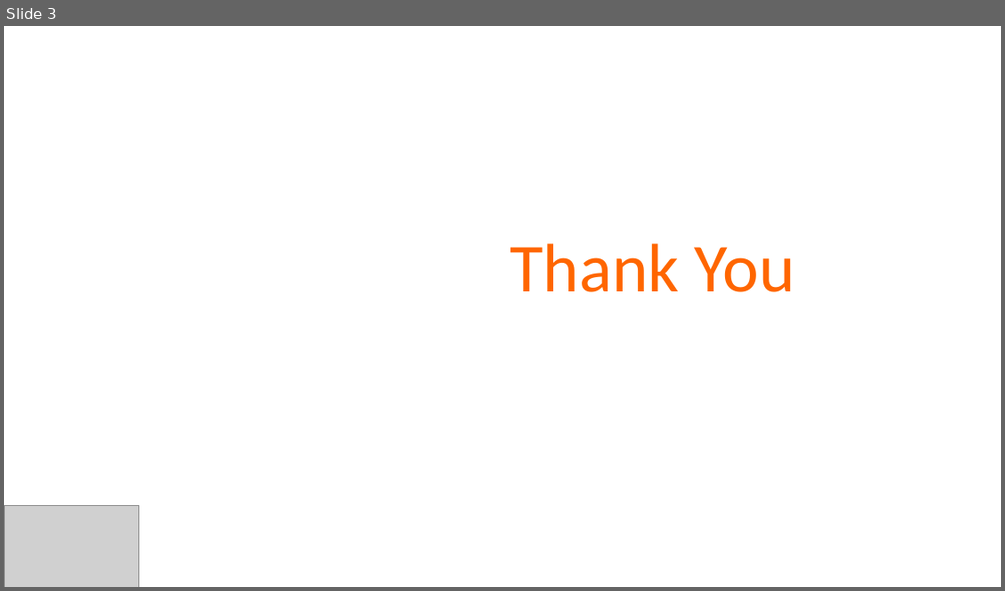
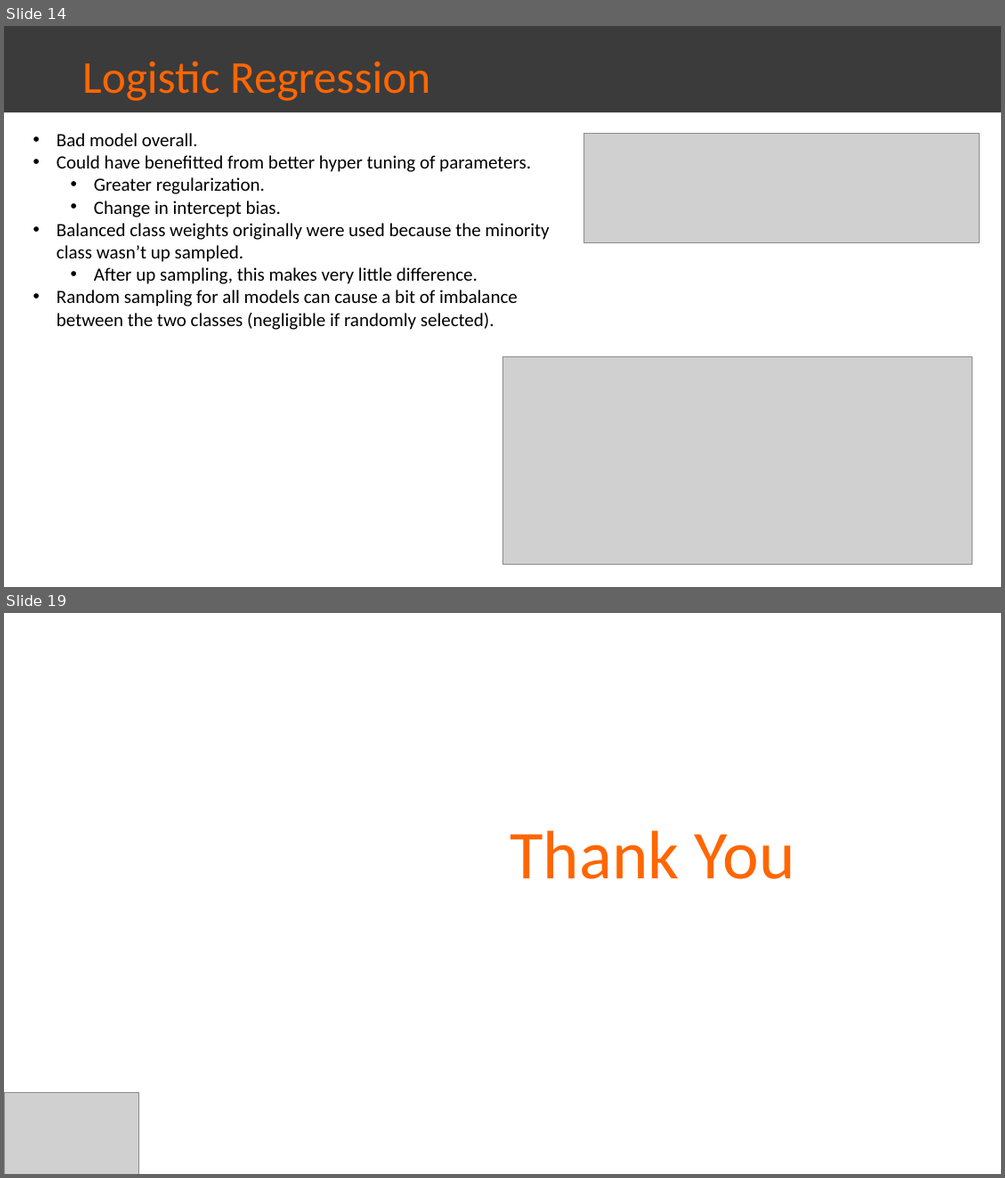
Before and after one commit to farischaudhry/twitter-sentiment-analysis, a slide deck: Final.pptx. Shown one above the other, each under a label of ours: slide 3 before the commit, slides 14 and 19 after it; the slides between them are not shown. The pictures are 1005x591 and 1005x1178 pixels, drawn with LibreOffice and Linux fonts; fonts in the diff are those of the drawing; grey boxes stand for pictures. Boxes give left, top, right and bottom in pixels: in the first picture for what was removed or moved away, otherwise in the second. Text is boxed around its words. In the diff, an @@ line names an element or a change of style, - is before the commit and + after.

```diff
--- a/Final.pptx
+++ b/Final.pptx
@@ slide 14 added at (4, 26, 1001, 587), background #FFFFFF @@
@@ rectangle added at (4, 26, 1001, 112), fill #3B3B3B, 44 pt, text #FF6600 @@
+Logistic Regression
@@ text added at (57, 133, 549, 329), 18 pt, text #000000 @@
+• Bad model overall.
+• Could have benefitted from better hyper tuning of parameters.
+  • Greater regularization.
+  • Change in intercept bias.
+• Balanced class weights originally were used because the minority class wasn’t up sampled.
+  • After up sampling, this makes very little difference.
+• Random sampling for all models can cause a bit of imbalance between the two classes (negligible if randomly selected).
@@ picture added at (584, 133, 979, 243) @@
@@ picture added at (502, 356, 972, 564) @@
@@ what was slide 3 is now slide 19 @@
```
Also in this commit, not shown: 1 slide changed, 16 other slides added, 1 slide removed, 2 other files.
